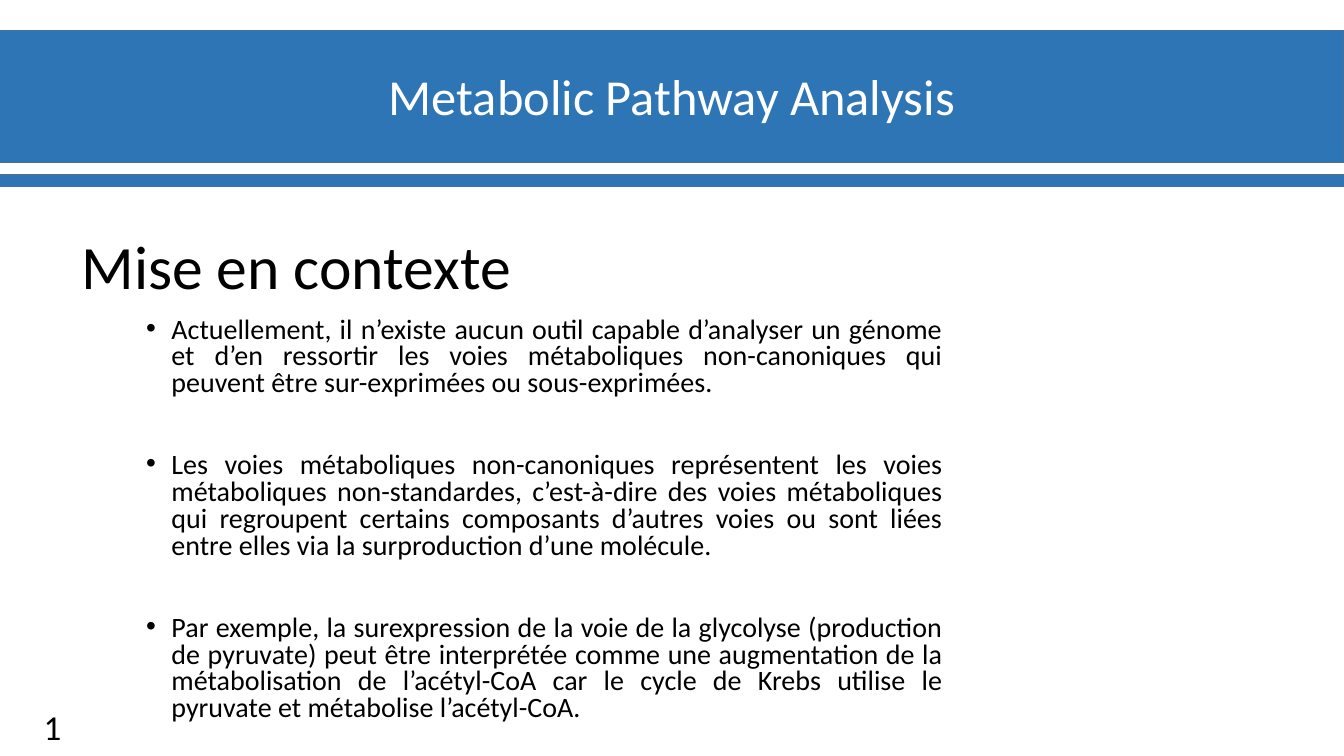
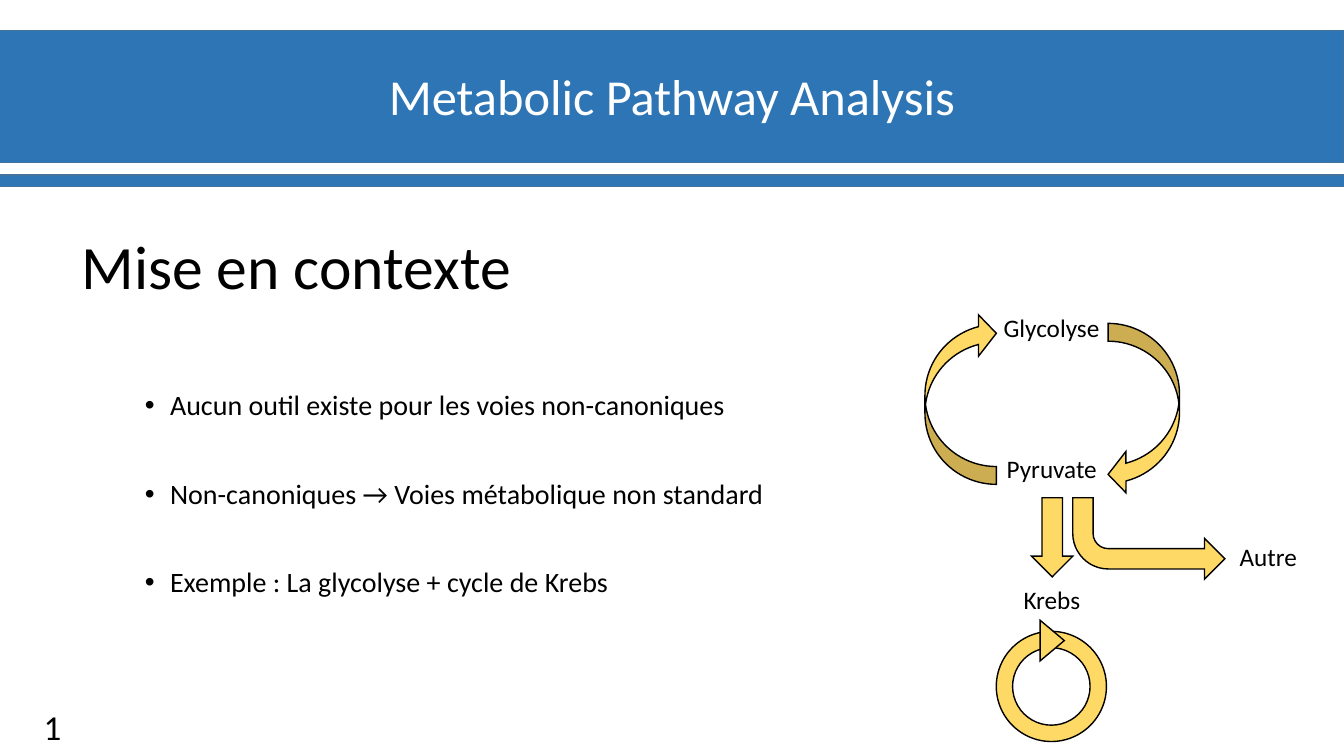
Before and after one commit to materrien/Projet-INSERM, a slide deck: slide 2 of Diapos_Suivit_projet.pptx. Drawn at 1344x756 pixels with LibreOffice and Linux fonts; fonts in the diff are those of the drawing; background and template pictures are left out. Boxes give left, top, right and bottom in pixels: in the first picture for what was removed or moved away, otherwise in the second. Text is boxed around its words. In the diff, an @@ line names an element or a change of style, - is before the commit and + after.

```diff
--- a/Diapos_Suivit_projet.pptx
+++ b/Diapos_Suivit_projet.pptx
@@ curved left arrow added at (926, 313, 997, 484), fill #FFD966, outline #000000 1 pt @@
@@ text added at (1004, 319, 1100, 341), 18 pt, text #000000 @@
+Glycolyse
@@ curved left arrow added at (1108, 324, 1180, 495), fill #FFD966, outline #000000 1 pt @@
@@ text at (170, 395, 763, 597): text changed @@
-• Actuellement, il n’existe aucun outil capable d’analyser un génome et d’en ressortir les voies métaboliques non-canoniques qui peuvent être sur-exprimées ou sous-exprimées.
-• Les voies métaboliques non-canoniques représentent les voies métaboliques non-standardes, c’est-à-dire des voies métaboliques qui regroupent certains composants d’autres voies ou sont liées entre elles via la surproduction d’une molécule.
-• Par exemple, la surexpression de la voie de la glycolyse (production de pyruvate) peut être interprétée comme une augmentation de la métabolisation de l’acétyl-CoA car le cycle de Krebs utilise le pyruvate et métabolise l’acétyl-CoA.
+• Aucun outil existe pour les voies non-canoniques
+• Non-canoniques → Voies métabolique non standard
+• Exemple : La glycolyse + cycle de Krebs
@@ text added at (1007, 461, 1097, 482), 18 pt, text #000000 @@
+Pyruvate
@@ right arrow added at (1032, 499, 1073, 577), fill #FFD966, outline #000000 1 pt @@
@@ bent arrow added at (1073, 498, 1225, 580), fill #FFD966, outline #000000 1 pt @@
@@ text added at (1240, 549, 1297, 567), 18 pt, text #000000 @@
+Autre
@@ text added at (1024, 591, 1081, 609), 18 pt, text #000000 @@
+Krebs
@@ triangle added at (1041, 620, 1065, 660), fill #FFD966, outline #000000 1 pt @@
@@ donut added at (996, 631, 1106, 741), fill #FFD966, outline #000000 1 pt @@
```
Also in this commit, not shown: 2 other slides changed, 1 slide added, 1 slide removed.
